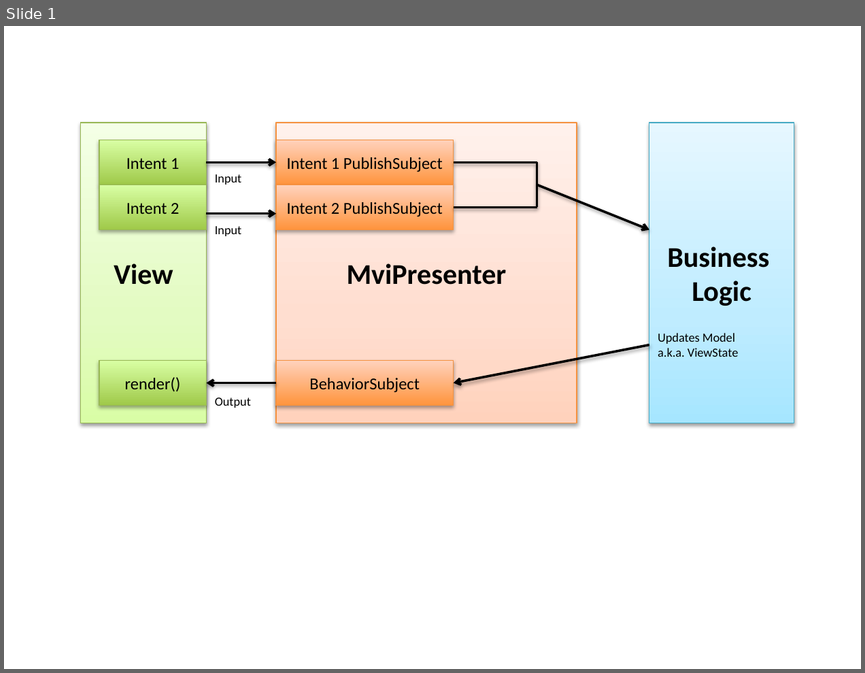
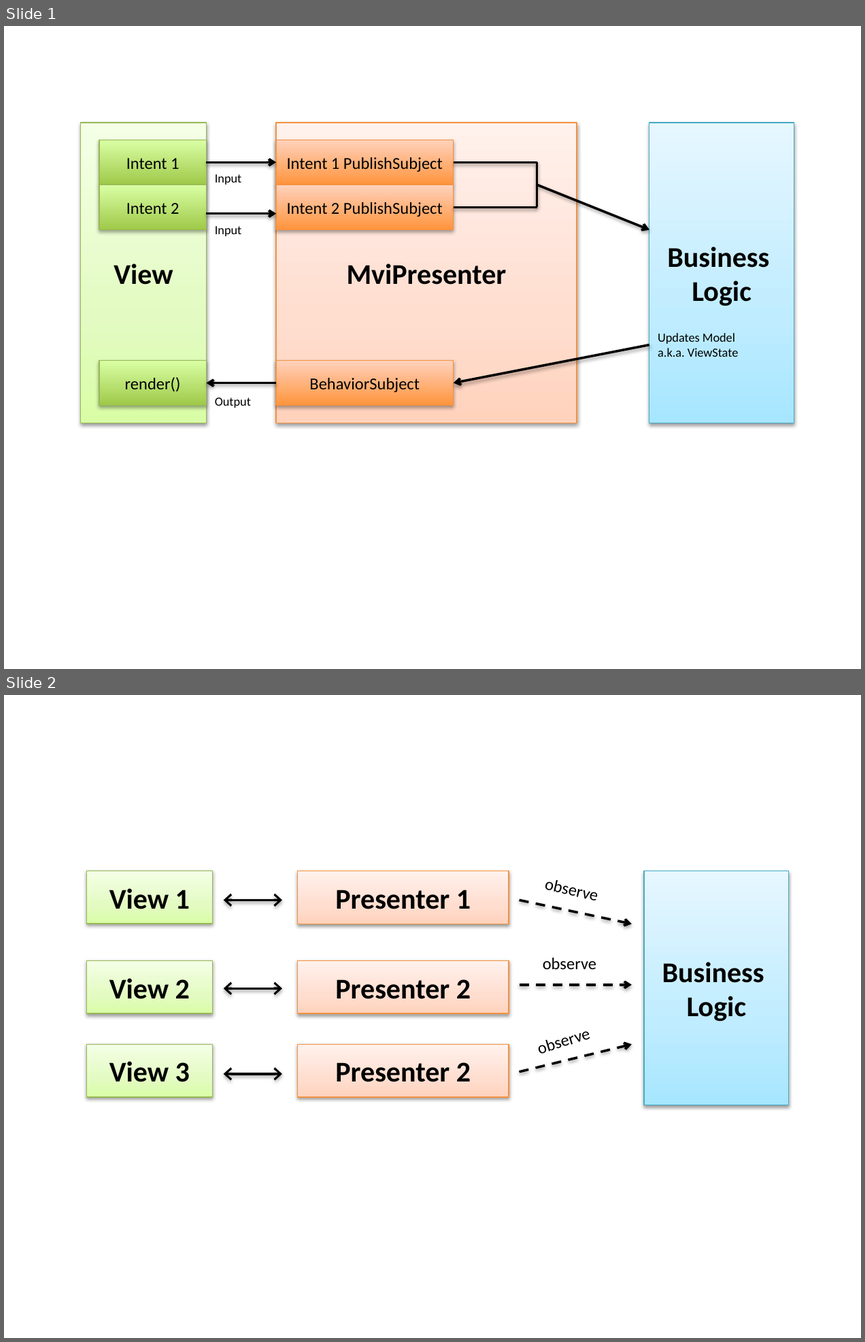
Before and after one commit to sockeqwe/website-old, a slide deck: images/mvi-mosby3/MviPresenterFlow.pptx. Shown one above the other, each under a label of ours: slide 1 before the commit, slides 1 and 2 after it. The pictures are 865x673 and 865x1342 pixels, drawn with LibreOffice and Linux fonts; fonts in the diff are those of the drawing. Boxes give left, top, right and bottom in pixels: in the first picture for what was removed or moved away, otherwise in the second. Text is boxed around its words. In the diff, an @@ line names an element or a change of style, - is before the commit and + after.

```diff
--- a/images/mvi-mosby3/MviPresenterFlow.pptx
+++ b/images/mvi-mosby3/MviPresenterFlow.pptx
@@ slide 2 added at box(4, 695, 861, 1338), background #FFFFFF @@
@@ rectangle added at box(86, 870, 212, 923), fill gradient #DAFDA7 to #E4FCC2 to #F5FFE7, outline #98B955 0.75 pt, 24 pt, text #000000, bold @@
+View 1
@@ rectangle added at box(298, 870, 509, 923), fill gradient #FFD2BD to #FFDED0 to #FFF2ED, outline #F69240 0.75 pt, 24 pt, text #000000, bold @@
+Presenter 1
@@ text added at box(534, 866, 631, 916), 14 pt, text #000000 @@
+observe
@@ rectangle added at box(644, 870, 789, 1104), fill gradient #A7E6FF to #C1EDFF to #E7F8FF, outline #46AAC5 0.75 pt, 24 pt, text #000000, bold @@
+Business
+Logic
@@ double arrow added from (224, 900) to (283, 900), #000000 2 pt @@
@@ arrow added from (519, 900) to (631, 923), #000000 2 pt dashed @@
@@ text added at box(543, 957, 596, 969), 14 pt, text #000000 @@
+observe
@@ rectangle added at box(86, 961, 212, 1014), fill gradient #DAFDA7 to #E4FCC2 to #F5FFE7, outline #98B955 0.75 pt, 24 pt, text #000000, bold @@
+View 2
@@ rectangle added at box(298, 961, 509, 1014), fill gradient #FFD2BD to #FFDED0 to #FFF2ED, outline #F69240 0.75 pt, 24 pt, text #000000, bold @@
+Presenter 2
@@ double arrow added from (224, 988) to (283, 988), #000000 2 pt @@
@@ arrow added from (519, 985) to (631, 985), #000000 2 pt dashed @@
@@ text added at box(526, 1009, 622, 1064), 14 pt, text #000000 @@
+observe
@@ rectangle added at box(86, 1044, 212, 1097), fill gradient #DAFDA7 to #E4FCC2 to #F5FFE7, outline #98B955 0.75 pt, 24 pt, text #000000, bold @@
+View 3
@@ rectangle added at box(298, 1044, 509, 1097), fill gradient #FFD2BD to #FFDED0 to #FFF2ED, outline #F69240 0.75 pt, 24 pt, text #000000, bold @@
+Presenter 2
@@ arrow added from (519, 1072) to (631, 1044), #000000 2 pt dashed @@
@@ double arrow added from (224, 1074) to (283, 1074), #000000 2 pt @@
```
Also in this commit, not shown: 1 other slide added, 7 other files.
